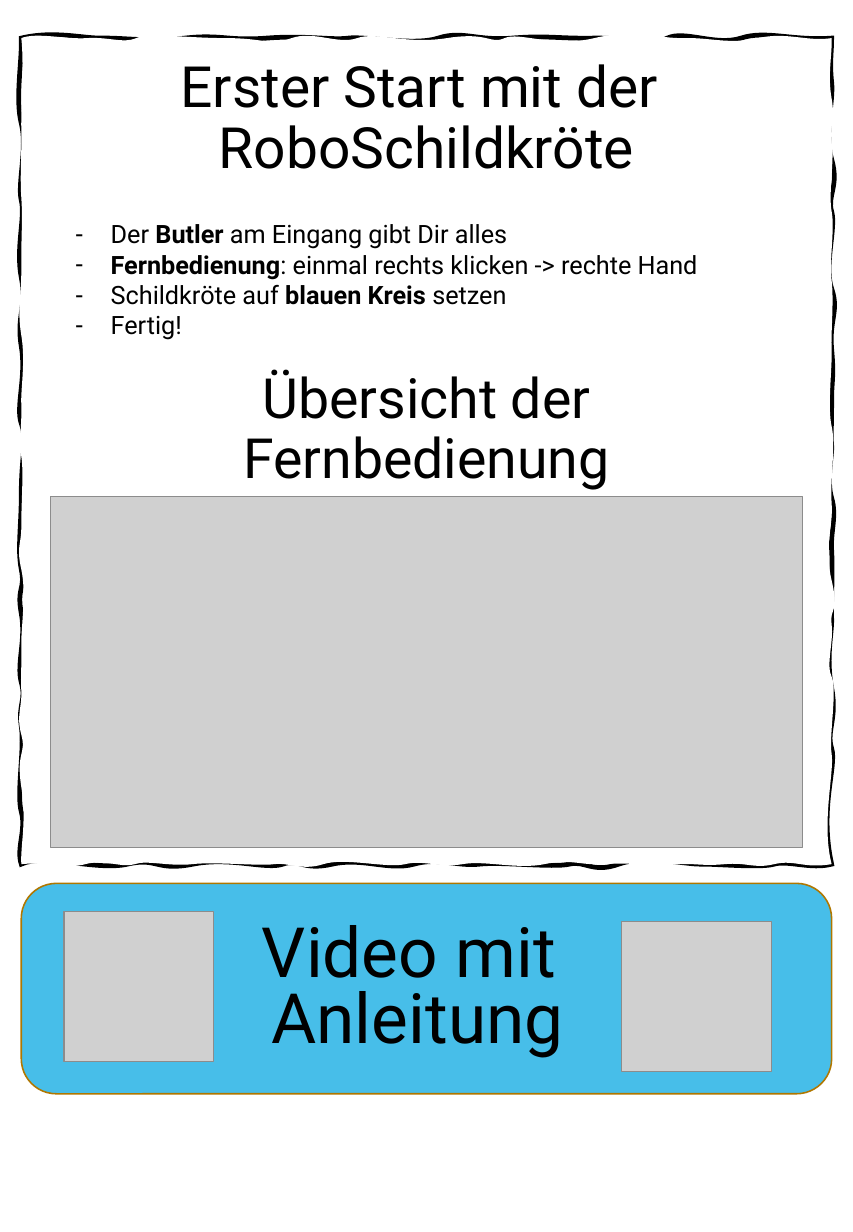
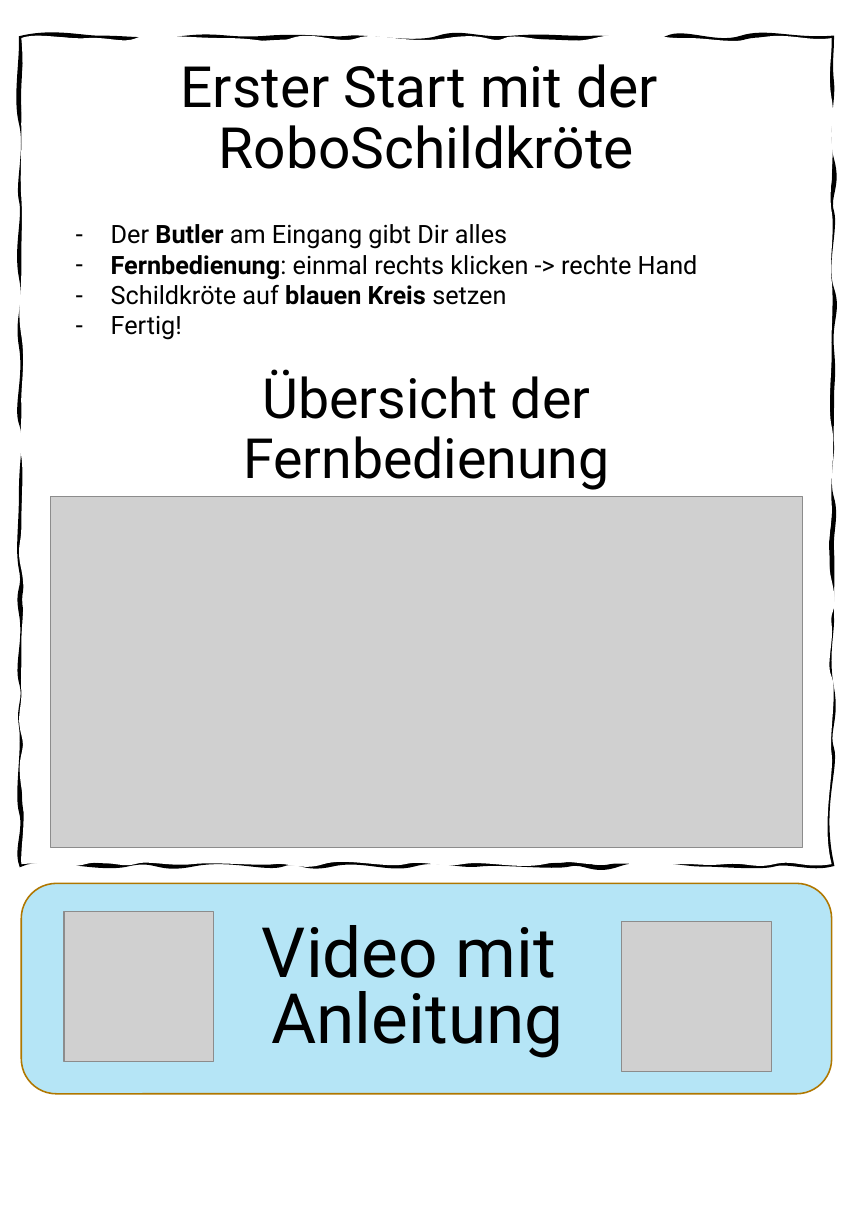
Before and after one commit to KidsLabDe/ProgrammierenInMinecraft_Videokurs, a slide deck: slide 3 of Lernkarten/Level1 - Einführung.pptx. Drawn at 853x1232 pixels with LibreOffice and Linux fonts; fonts in the diff are those of the drawing; grey boxes stand for pictures; background and template pictures are left out. Boxes give left, top, right and bottom in pixels: in the first picture for what was removed or moved away, otherwise in the second. Text is boxed around its words. In the diff, an @@ line names an element or a change of style, - is before the commit and + after.

```diff
--- a/Lernkarten/Level1 - Einführung.pptx
+++ b/Lernkarten/Level1 - Einführung.pptx
@@ rounded rectangle at <box>22,884,831,1094</box>: fill #47BEE9 to #B5E5F6 @@
```
Also in this commit, not shown: 3 other slides changed, 6 other files.
